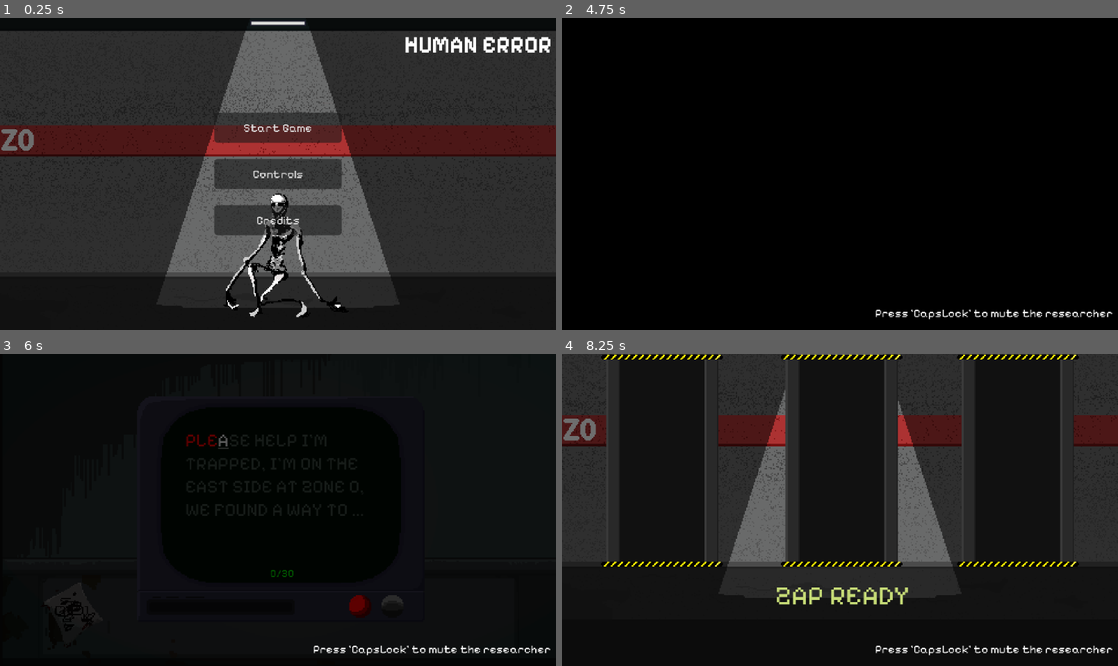
Above: before the commit, frames 1-4 (two rows, left to right).
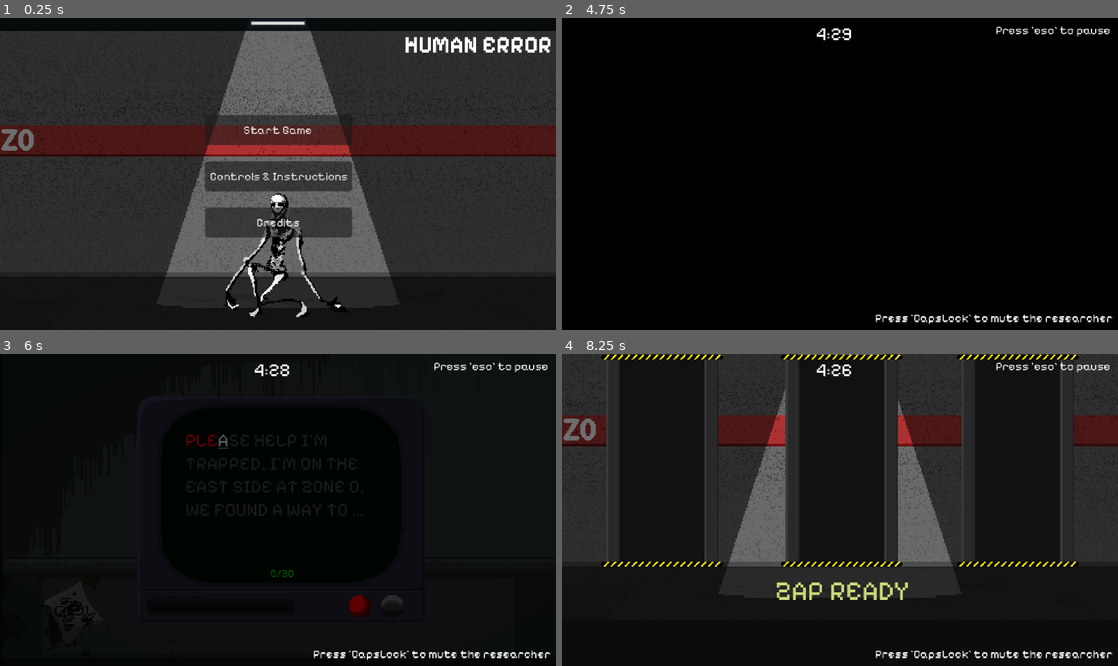
Above: after the commit, the same moments.

Repository: DarylBarrel1/human-error
Game: Godot game, scene res://scenes/menu.tscn
Same seed, same stepped clock (60 frames per second), same inputs: the game is played once before the commit and once after it.
Inputs:
- Up to frame 1 (0.25 s): no input
- Up to frame 2 (4.75 s): click "Controls" (after the commit: "Controls & Instructions") at 0.5 s; click "Back" at 1.25 s; click "Start Game" at 2 s; click "Start Game" at 2.75 s; click "Start Game" at 3.5 s; click "Credits" at 4.25 s
- Up to frame 3 (6 s): tap Enter at 5 s; hold 1 (Door1_Lit) 5.03-5.78 s; tap Space (Zap) at 5.75 s; tap 2 (Door2_Lit) at 5.85 s
- Up to frame 4 (8.25 s): hold 3 (Door3_Lit) 6.53-7.28 s; tap Alt (Look) at 7.35 s; tap Enter at 8 s; hold Space (Zap) from 8.03 s (still down)

The runs differ from the first frame. In frame 1, 2.5% of the frame differs, in the area x 36-64%, y 30-71%; in frame 2, 1.3%; in frame 3, 1.3%; in frame 4, 2.1%.

Commit message:
Added a pause option

Diff:
--- a/project.godot
+++ b/project.godot
@@ -60,6 +60,11 @@
 "events": [Object(InputEventKey,"resource_local_to_scene":false,"resource_name":"","device":-1,"window_id":0,"alt_press …(195 unchanged characters)…
 ]
 }
+Pause={
+"deadzone": 0.2,
+"events": [Object(InputEventKey,"resource_local_to_scene":false,"resource_name":"","device":-1,"window_id":0,"alt_pressed":false,"shift_pressed":false,"ctrl_pressed":false,"meta_pressed":false,"pressed":false,"keycode":0,"physical_keycode":4194305,"key_label":0,"unicode":0,"location":0,"echo":false,"script":null)
+]
+}
 
 [physics]
 
--- /dev/null
+++ b/scenes/control.tscn
@@ -0,0 +1,159 @@
+[gd_scene format=3 uid="uid://c3ufhpfa58pol"]
+
+[ext_resource type="FontFile" uid="uid://d012ceqkbt0a7" path="res://assets/fonts/PixelifySans-Bold.ttf" id="1_r67kn"]
+[ext_resource type="FontFile" uid="uid://d3jtcfuop2v6r" path="res://assets/fonts/PixelifySans-Regular.ttf" id="2_brbbq"]
+
+[node name="Control" type="Control" unique_id=2047312351]
+layout_mode = 3
+anchors_preset = 15
+anchor_right = 1.0
+anchor_bottom = 1.0
+grow_horizontal = 2
+grow_vertical = 2
+
+[node name="DimOverlay" type="ColorRect" parent="." unique_id=1601977783]
+layout_mode = 0
+anchor_right = 1.0
+anchor_bottom = 1.0
+mouse_filter = 2
+color = Color(0, 0, 0, 0.6)
+
+[node name="Title" type="Label" parent="." unique_id=759676468]
+layout_mode = 1
+anchors_preset = 5
+anchor_left = 0.5
+anchor_right = 0.5
+offset_left = -100.0
+offset_top = 12.0
+offset_right = 100.0
+offset_bottom = 36.0
+grow_horizontal = 2
+theme_override_fonts/font = ExtResource("1_r67kn")
+theme_override_font_sizes/font_size = 18
+text = "CONTROLS"
+horizontal_alignment = 1
+vertical_alignment = 1
+
+[node name="List" type="VBoxContainer" parent="." unique_id=2045567373]
+layout_mode = 1
+anchors_preset = 8
+anchor_left = 0.5
+anchor_top = 0.5
+anchor_right = 0.5
+anchor_bottom = 0.5
+offset_left = -120.0
+offset_top = -107.0
+offset_right = 120.0
+offset_bottom = -27.0
+grow_horizontal = 2
+grow_vertical = 2
+theme_override_constants/separation = 10
+alignment = 1
+
+[node name="Line1" type="Label" parent="List" unique_id=2070257604]
+layout_mode = 2
+theme_override_fonts/font = ExtResource("2_brbbq")
+theme_override_font_sizes/font_size = 10
+text = "Alt – to look at your monitor or the doors"
+horizontal_alignment = 1
+
+[node name="Line2" type="Label" parent="List" unique_id=1742198450]
+layout_mode = 2
+theme_override_fonts/font = ExtResource("2_brbbq")
+theme_override_font_sizes/font_size = 10
+text = "1 / 2 / 3 – to turn on the lights"
+horizontal_alignment = 1
+
+[node name="Line3" type="Label" parent="List" unique_id=1531435708]
+layout_mode = 2
+theme_override_fonts/font = ExtResource("2_brbbq")
+theme_override_font_sizes/font_size = 10
+text = "Holding  1 / 2 / 3 + Space – to zap"
+horizontal_alignment = 1
+
+[node name="Title2" type="Label" parent="." unique_id=1061025780]
+layout_mode = 1
+anchors_preset = 5
+anchor_left = 0.5
+anchor_right = 0.5
+offset_left = -100.0
+offset_top = 108.0
+offset_right = 100.0
+offset_bottom = 132.0
+grow_horizontal = 2
+theme_override_fonts/font = ExtResource("1_r67kn")
+theme_override_font_sizes/font_size = 18
+text = "GOAL OF THE GAME"
+horizontal_alignment = 1
+vertical_alignment = 1
+
+[node name="List2" type="VBoxContainer" parent="." unique_id=194965305]
+layout_mode = 0
+offset_left = 28.0
+offset_top = 133.0
+offset_right = 455.0
+offset_bottom = 215.0
+theme_override_constants/separation = 10
+alignment = 1
+
+[node name="Line1" type="Label" parent="List2" unique_id=1830856948]
+layout_mode = 2
+theme_override_fonts/font = ExtResource("2_brbbq")
+theme_override_font_sizes/font_size = 10
+text = "Correctly Re-type all the sentences on your monitor in order to win."
+horizontal_alignment = 1
+
+[node name="Line2" type="Label" parent="List2" unique_id=275651657]
+layout_mode = 2
+theme_override_fonts/font = ExtResource("2_brbbq")
+theme_override_font_sizes/font_size = 10
+text = "Press ALT to turn around, then hold 1/2/3 to light a door and space to zap the monster"
+horizontal_alignment = 1
+
+[node name="Line3" type="Label" parent="List2" unique_id=243719249]
+layout_mode = 2
+theme_override_fonts/font = ExtResource("2_brbbq")
+theme_override_font_sizes/font_size = 10
+text = "If the monster is zapped, the monster will temporarily leave"
+horizontal_alignment = 1
+
+[node name="Line4" type="Label" parent="List2" unique_id=213487259]
+layout_mode = 2
+theme_override_fonts/font = ExtResource("2_brbbq")
+theme_override_font_sizes/font_size = 10
+text = "Beat the clock, and whatever is in the halls"
+horizontal_alignment = 1
+
+[node name="BackButton" type="Button" parent="." unique_id=482988177]
+layout_mode = 1
+anchors_preset = 7
+anchor_left = 0.5
+anchor_top = 1.0
+anchor_right = 0.5
+anchor_bottom = 1.0
+offset_left = -88.0
+offset_top = -47.0
+offset_right = -8.0
+offset_bottom = -23.0
+grow_horizontal = 2
+grow_vertical = 0
+theme_override_fonts/font = ExtResource("2_brbbq")
+theme_override_font_sizes/font_size = 10
+text = "Back"
+
+[node name="QuitButton" type="Button" parent="." unique_id=1553890396]
+layout_mode = 1
+anchors_preset = 7
+anchor_left = 0.5
+anchor_top = 1.0
+anchor_right = 0.5
+anchor_bottom = 1.0
+offset_left = -1.0
+offset_top = -47.0
+offset_right = 79.0
+offset_bottom = -23.0
+grow_horizontal = 2
+grow_vertical = 0
+theme_override_fonts/font = ExtResource("2_brbbq")
+theme_override_font_sizes/font_size = 10
+text = "Quit"
--- a/scenes/doors.tscn
+++ b/scenes/doors.tscn
@@ -28,9 +28,9 @@
 
 [node name="Status" type="Label" parent="." unique_id=1328068757]
 offset_left = 167.0
-offset_top = 234.0
+offset_top = 230.0
 offset_right = 317.0
-offset_bottom = 264.0
+offset_bottom = 260.0
 theme_override_fonts/font = ExtResource("4_ctrmn")
 theme_override_font_sizes/font_size = 24
 horizontal_alignment = 1
--- a/scenes/main.tscn
+++ b/scenes/main.tscn
@@ -6,6 +6,7 @@
 [ext_resource type="AudioStream" uid="uid://krm7cgpx7q1l" path="res://assets/audios/human_body_sound/running/step_lth1.ogg" id="4_o6xl0"]
 [ext_resource type="Texture2D" uid="uid://bvdhjvjik2o85" path="res://assets/objects/monster_face.png" id="4_tipki"]
 [ext_resource type="AudioStream" uid="uid://k1ii8o50ls0j" path="res://assets/audios/intro/announcer.mp3" id="5_85g3d"]
+[ext_resource type="PackedScene" uid="uid://c3ufhpfa58pol" path="res://scenes/control.tscn" id="5_gqmmt"]
 [ext_resource type="AudioStream" uid="uid://c61faq6j62ota" path="res://assets/audios/human_body_sound/running/step_lth2.ogg" id="5_tipki"]
 [ext_resource type="AudioStream" uid="uid://b3i34aanlojse" path="res://assets/audios/human_body_sound/running/step_lth3.ogg" id="6_85g3d"]
 [ext_resource type="AudioStream" uid="uid://bxsdvvbcuco34" path="res://assets/audios/BGM/static9.wav" id="6_choun"]
@@ -25,11 +26,14 @@
 format = 3
 
 [node name="Main" type="Node2D" unique_id=1762041060]
+process_mode = 3
 script = ExtResource("1_jyhfs")
 
 [node name="Doors" parent="." unique_id=1469646759 instance=ExtResource("1_sugp2")]
+process_mode = 1
 
 [node name="Monitor" parent="." unique_id=860135480 instance=ExtResource("2_jyhfs")]
+process_mode = 1
 
 [node name="Jumpscare" type="Sprite2D" parent="." unique_id=1803715544]
 position = Vector2(253.99998, 218.99998)
@@ -41,6 +45,11 @@
 offset_bottom = 270.0
 mouse_filter = 2
 color = Color(0, 0, 0, 1)
+
+[node name="Options" type="CanvasLayer" parent="." unique_id=950695540]
+process_mode = 3
+
+[node name="Control" parent="Options" unique_id=2047312351 instance=ExtResource("5_gqmmt")]
 
 [node name="Researcher" type="AudioStreamPlayer" parent="." unique_id=1887168172]
 stream = ExtResource("5_85g3d")
@@ -61,14 +70,32 @@
 [node name="StepLth4" type="AudioStreamPlayer" parent="." unique_id=1825686426]
 stream = ExtResource("7_choun")
 
+[node name="CountdownText" type="Label" parent="." unique_id=5196468]
+offset_left = 215.0
+offset_top = 3.0
+offset_right = 255.0
+offset_bottom = 26.0
+theme_override_fonts/font = ExtResource("11_ya4ey")
+horizontal_alignment = 1
+vertical_alignment = 1
+
 [node name="MuteText" type="Label" parent="." unique_id=1554567788]
 offset_left = 270.0
-offset_top = 249.0
+offset_top = 253.0
 offset_right = 535.0
-offset_bottom = 272.0
+offset_bottom = 276.0
 theme_override_fonts/font = ExtResource("11_ya4ey")
 theme_override_font_sizes/font_size = 10
 text = "Press 'CapsLock' to mute the researcher"
+
+[node name="PauseText" type="Label" parent="." unique_id=96503801]
+offset_left = 374.0
+offset_top = 4.0
+offset_right = 639.0
+offset_bottom = 27.0
+theme_override_fonts/font = ExtResource("11_ya4ey")
+theme_override_font_sizes/font_size = 10
+text = "Press 'esc' to pause"
 
 [node name="monster_button" type="AudioStreamPlayer" parent="." unique_id=980415604]
 stream = ExtResource("12_gqmmt")
@@ -104,3 +131,8 @@
 
 [node name="paranoia_wind" type="AudioStreamPlayer" parent="." unique_id=505271246]
 stream = ExtResource("20_2f3dj")
+
+[connection signal="pressed" from="Options/Control/BackButton" to="." method="unpause"]
+[connection signal="pressed" from="Options/Control/QuitButton" to="." method="quit"]
+
+[editable path="Options/Control"]
--- a/scenes/menu.tscn
+++ b/scenes/menu.tscn
@@ -51,15 +51,18 @@
 vertical_alignment = 1
 
 [node name="MainButtons" type="VBoxContainer" parent="." unique_id=1562995088]
-layout_mode = 0
+layout_mode = 1
+anchors_preset = 8
 anchor_left = 0.5
 anchor_top = 0.5
 anchor_right = 0.5
 anchor_bottom = 0.5
-offset_left = -55.0
-offset_top = -70.0
-offset_right = 55.0
-offset_bottom = 70.0
+offset_left = -63.0
+offset_top = -68.0
+offset_right = 64.0
+offset_bottom = 72.0
+grow_horizontal = 2
+grow_vertical = 2
 theme_override_constants/separation = 14
 alignment = 1
 
@@ -75,7 +78,7 @@
 layout_mode = 2
 theme_override_fonts/font = ExtResource("4_13sgg")
 theme_override_font_sizes/font_size = 10
-text = "Controls"
+text = "Controls & Instructions"
 
 [node name="CreditsButton" type="Button" parent="MainButtons" unique_id=1263919596]
 custom_minimum_size = Vector2(110, 26)
@@ -185,13 +188,15 @@
 color = Color(0, 0, 0, 0.6)
 
 [node name="Title" type="Label" parent="ControlsPanel" unique_id=1281732317]
-layout_mode = 0
+layout_mode = 1
+anchors_preset = 5
 anchor_left = 0.5
 anchor_right = 0.5
 offset_left = -100.0
-offset_top = 10.0
+offset_top = 12.0
 offset_right = 100.0
-offset_bottom = 34.0
+offset_bottom = 36.0
+grow_horizontal = 2
 theme_override_fonts/font = ExtResource("3_v86rl")
 theme_override_font_sizes/font_size = 18
 text = "CONTROLS"
@@ -199,15 +204,18 @@
 vertical_alignment = 1
 
 [node name="List" type="VBoxContainer" parent="ControlsPanel" unique_id=9583281]
-layout_mode = 0
+layout_mode = 1
+anchors_preset = 8
 anchor_left = 0.5
 anchor_top = 0.5
 anchor_right = 0.5
 anchor_bottom = 0.5
 offset_left = -120.0
-offset_top = -40.0
+offset_top = -107.0
 offset_right = 120.0
-offset_bottom = 40.0
+offset_bottom = -27.0
+grow_horizontal = 2
+grow_vertical = 2
 theme_override_constants/separation = 10
 alignment = 1
 
@@ -215,21 +223,74 @@
 layout_mode = 2
 theme_override_fonts/font = ExtResource("4_13sgg")
 theme_override_font_sizes/font_size = 10
-text = "Alt – to switch"
+text = "Alt – to look at your monitor or the doors"
 horizontal_alignment = 1
 
 [node name="Line2" type="Label" parent="ControlsPanel/List" unique_id=1575988187]
 layout_mode = 2
 theme_override_fonts/font = ExtResource("4_13sgg")
 theme_override_font_sizes/font_size = 10
-text = "1 / 2 / 3 – for light"
+text = "1 / 2 / 3 – to turn on the lights"
 horizontal_alignment = 1
 
 [node name="Line3" type="Label" parent="ControlsPanel/List" unique_id=2061549912]
 layout_mode = 2
 theme_override_fonts/font = ExtResource("4_13sgg")
 theme_override_font_sizes/font_size = 10
-text = "Hold 1 / 2 / 3 + Space – to zap"
+text = "Holding  1 / 2 / 3 + Space – to zap"
+horizontal_alignment = 1
+
+[node name="Title2" type="Label" parent="ControlsPanel" unique_id=1780835937]
+layout_mode = 1
+anchors_preset = 5
+anchor_left = 0.5
+anchor_right = 0.5
+offset_left = -100.0
+offset_top = 114.0
+offset_right = 100.0
+offset_bottom = 138.0
+grow_horizontal = 2
+theme_override_fonts/font = ExtResource("3_v86rl")
+theme_override_font_sizes/font_size = 18
+text = "GOAL OF THE GAME"
+horizontal_alignment = 1
+vertical_alignment = 1
+
+[node name="List2" type="VBoxContainer" parent="ControlsPanel" unique_id=1044265135]
+layout_mode = 0
+offset_left = 28.0
+offset_top = 145.0
+offset_right = 455.0
+offset_bottom = 227.0
+theme_override_constants/separation = 10
+alignment = 1
+
+[node name="Line1" type="Label" parent="ControlsPanel/List2" unique_id=810128706]
+layout_mode = 2
+theme_override_fonts/font = ExtResource("4_13sgg")
+theme_override_font_sizes/font_size = 10
+text = "Correctly Re-type all the sentences on your monitor in order to win."
+horizontal_alignment = 1
+
+[node name="Line2" type="Label" parent="ControlsPanel/List2" unique_id=1360515078]
+layout_mode = 2
+theme_override_fonts/font = ExtResource("4_13sgg")
+theme_override_font_sizes/font_size = 10
+text = "Press ALT to turn around, then hold 1/2/3 to light a door and space to zap the monster"
+horizontal_alignment = 1
+
+[node name="Line3" type="Label" parent="ControlsPanel/List2" unique_id=1093391677]
+layout_mode = 2
+theme_override_fonts/font = ExtResource("4_13sgg")
+theme_override_font_sizes/font_size = 10
+text = "If the monster is zapped, the monster will temporarily leave"
+horizontal_alignment = 1
+
+[node name="Line4" type="Label" parent="ControlsPanel/List2" unique_id=1131199490]
+layout_mode = 2
+theme_override_fonts/font = ExtResource("4_13sgg")
+theme_override_font_sizes/font_size = 10
+text = "Beat the clock, and whatever is in the halls"
 horizontal_alignment = 1
 
 [node name="BackButton" type="Button" parent="ControlsPanel" unique_id=786587844]
--- a/scripts/switch.gd
+++ b/scripts/switch.gd
@@ -7,17 +7,21 @@
 @onready var jumpscare = $Jumpscare
 @onready var researcher = $Researcher
 @onready var background = $Background
+@onready var countdownText = $CountdownText
+@onready var muteText = $MuteText
 
 @onready var monster_sounds = [$monster_button, $monster_hit, $monster_metal_hit, $monster_scroutch, $monster_zombie_pain, $monster_bottle_break, $monster_door, $monster_jump]
 
 var facing: Node2D
 var opposite: Node2D
 
+var countdown = 270.0
 var timer = 10.0
 
 # Called when the node enters the scene tree for the first time.
 func _ready() -> void:
 	jumpscare.visible = false
+	$Options/Control.visible = false
 	facing = $Monitor
 	$Monitor.visible = true
 	$Doors.visible = false
@@ -27,9 +31,19 @@
 	create_tween().tween_property($Fade, "color:a", 0.0, 2.5)
 	researcher.play()
 	await get_tree().create_timer(40.0).timeout
+	muteText.hide()
 
 # Called every frame. 'delta' is the elapsed time since the previous frame.
 func _process(delta: float) -> void:
+	if get_tree().paused:
+		return
+	countdown -= delta
+	if countdown <= 0:
+		countdown = 0
+		game_over()
+		return
+	countdownText.text = "%d:%02d" % [int(countdown) / 60, int(countdown) % 60]
+
 	if $Doors.zap_flickering > 0:
 		return
 
@@ -78,6 +92,8 @@
 		await get_tree().create_timer(0.22).timeout
 
 func _input(event: InputEvent) -> void:
+	if get_tree().paused:
+		return
 	if event.is_action_pressed("Look"):
 		set_process_input(false)
 		facing_emit.emit(null)
@@ -101,6 +117,23 @@
 		facing = opposite
 		facing_emit.emit(facing)
 		set_process_input(true)
+	elif event.is_action_pressed("Pause"):
+		$Options/Control.visible = not $Options/Control.visible
+		pause($Options/Control.visible)
 	elif event.is_action_pressed("Mute"):
 		researcher.stop()
 		$MuteText.hide()
+
+func pause(val: bool) -> void:
+	get_tree().paused = val
+	for child in get_children():
+		if child is AudioStreamPlayer:
+			child.stream_paused = val
+
+func unpause() -> void:
+	$Options/Control.visible = false
+	pause(false)
+
+func quit() -> void:
+	get_tree().paused = false
+	get_tree().change_scene_to_file("res://scenes/menu.tscn")
